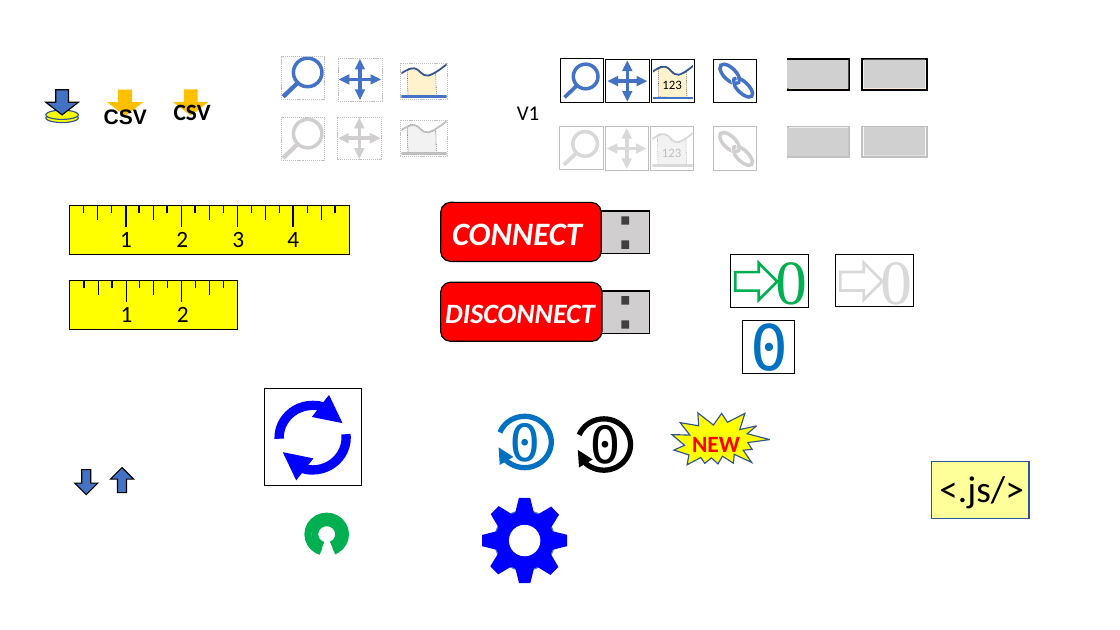
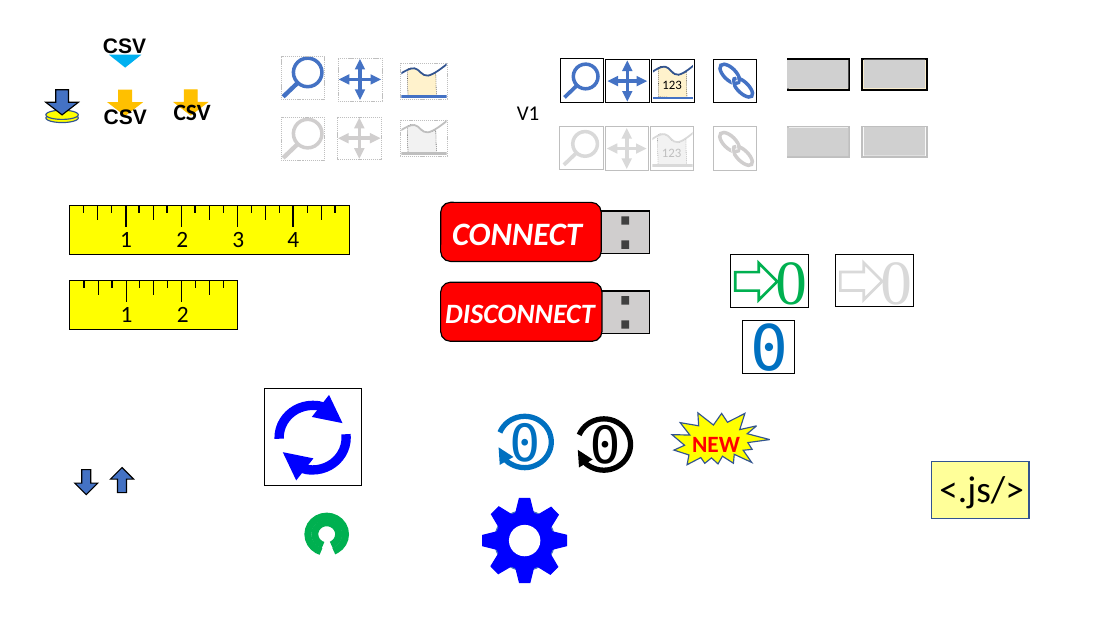
Before and after one commit to matsselen/IOLabWeb, a slide deck: slide 1 of images/IOLabWebImages.pptx. Drawn at 1120x630 pixels with LibreOffice and Linux fonts; fonts in the diff are those of the drawing; grey boxes stand for pictures. Boxes give left, top, right and bottom in pixels: in the first picture for what was removed or moved away, otherwise in the second. Text is boxed around its words. In the diff, an @@ line names an element or a change of style, - is before the commit and + after.

```diff
--- a/images/IOLabWebImages.pptx
+++ b/images/IOLabWebImages.pptx
@@ text added at box(103, 38, 146, 57), 18 pt, text #000000, bold @@
+CSV
@@ down arrow added at box(109, 55, 142, 67), fill #00B0F0 @@
```
Also in this commit, not shown: 3 other files.
